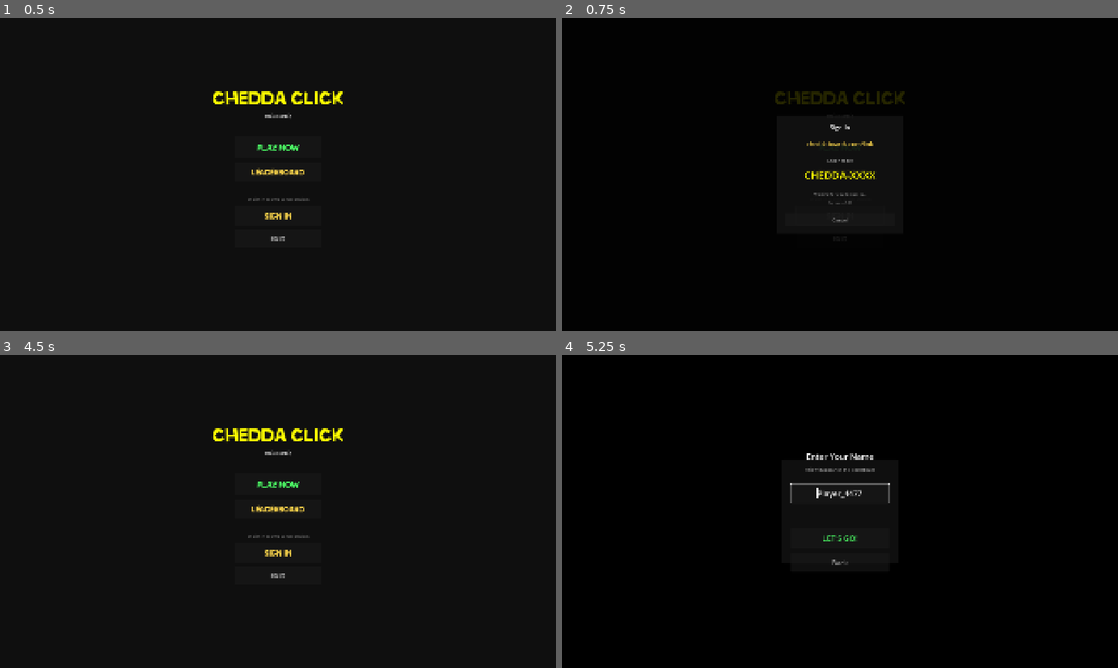
Above: before the commit, frames 1-4 (two rows, left to right).
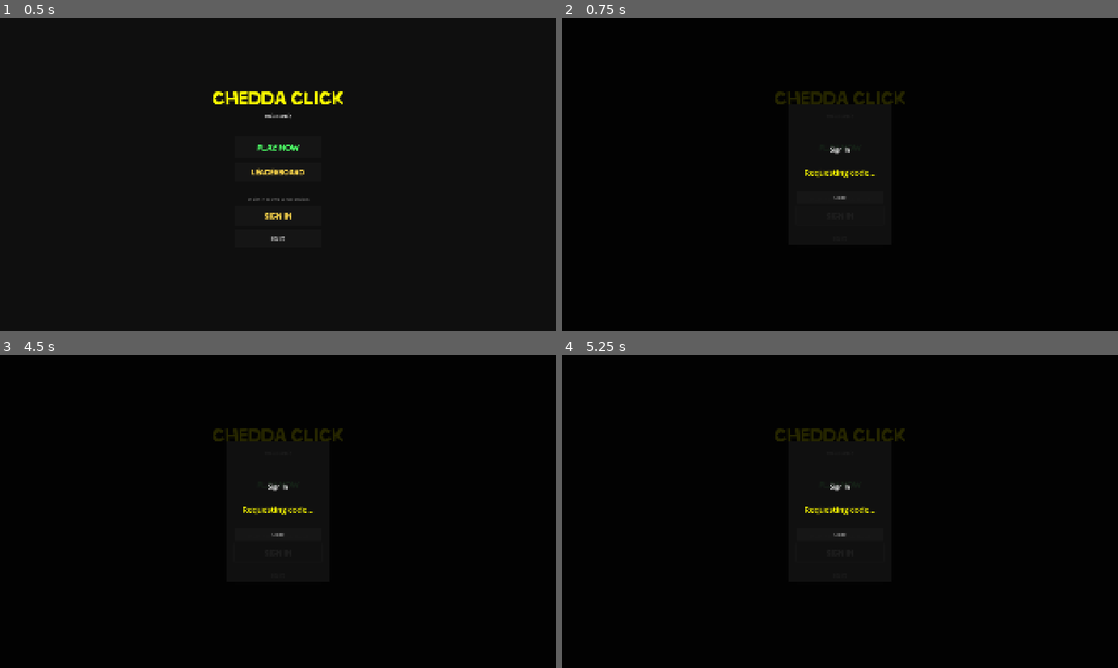
Above: after the commit, the same moments.

Repository: cheddatech/CheddaBoards-Godot
Game: Godot game, scene res://scenes/MainMenu.tscn
Two runs of this game, one before a commit and one after it. Both use one fixed random seed, a clock stepped at 60 frames per second and the inputs below.
Inputs:
- Up to frame 1 (0.5 s): no input
- Up to frame 2 (0.75 s): click "Sign In" at 0.5 s
- Up to frame 3 (4.5 s): click "PLAY NOW" at 1.25 s; click "PLAY NOW" at 2 s; click "Leaderboard" at 2.75 s; click "Leaderboard" at 3.5 s; click "Sign In" at 4.25 s
- Up to frame 4 (5.25 s): click "PLAY NOW" at 5 s

Frame 1 is identical in both runs. In frame 2, 0.6% of the frame differs, in the area x 43-57%, y 34-66%; in frame 3, 1.3%; in frame 4, 1.3%, in the area x 38-62%, y 23-68%.
Error before the commit: Invalid assignment of property or key 'visible' with value of type 'bool' on a base object of type 'null instance'. (res://scripts/DeviceCodeLogin.gd:182)

Commit message:
Update DeviceCodeLogin.tscn
add embedded qrcode support

Diff:
--- a/scenes/DeviceCodeLogin.tscn
+++ b/scenes/DeviceCodeLogin.tscn
@@ -20,10 +20,10 @@
 anchor_top = 0.5
 anchor_right = 0.5
 anchor_bottom = 0.5
-offset_left = -220.0
-offset_top = -200.0
-offset_right = 220.0
-offset_bottom = 200.0
+offset_left = -180.0
+offset_top = -240.0
+offset_right = 180.0
+offset_bottom = 240.0
 grow_horizontal = 2
 grow_vertical = 2
 
@@ -54,36 +54,38 @@
 layout_mode = 2
 theme_override_colors/font_color = Color(0.7, 0.7, 0.7, 1)
 theme_override_font_sizes/font_size = 16
-text = "On your phone, go to:"
+text = "Scan to sign in instantly:"
 horizontal_alignment = 1
+visible = false
 
-[node name="URLLabel" type="Label" parent="Panel/MarginContainer/VBox"]
+[node name="QRCode" type="TextureRect" parent="Panel/MarginContainer/VBox"]
+custom_minimum_size = Vector2(200, 200)
 layout_mode = 2
-theme_override_colors/font_color = Color(1, 0.85, 0.3, 1)
-theme_override_font_sizes/font_size = 20
-text = "cheddaboards.com/link"
-horizontal_alignment = 1
+size_flags_horizontal = 4
+stretch_mode = 5
+visible = false
 
 [node name="Spacer2" type="Control" parent="Panel/MarginContainer/VBox"]
-custom_minimum_size = Vector2(0, 8)
+custom_minimum_size = Vector2(0, 4)
 layout_mode = 2
 
-[node name="EnterCodeLabel" type="Label" parent="Panel/MarginContainer/VBox"]
+[node name="FallbackLabel" type="Label" parent="Panel/MarginContainer/VBox"]
 layout_mode = 2
-theme_override_colors/font_color = Color(0.7, 0.7, 0.7, 1)
-theme_override_font_sizes/font_size = 16
-text = "Enter code:"
+theme_override_colors/font_color = Color(0.5, 0.5, 0.5, 1)
+theme_override_font_sizes/font_size = 13
+text = "Or enter code manually:"
 horizontal_alignment = 1
+visible = false
 
 [node name="CodeLabel" type="Label" parent="Panel/MarginContainer/VBox"]
 layout_mode = 2
 theme_override_colors/font_color = Color(1, 1, 0, 1)
-theme_override_font_sizes/font_size = 36
+theme_override_font_sizes/font_size = 28
 text = "CHEDDA-XXXX"
 horizontal_alignment = 1
 
 [node name="Spacer3" type="Control" parent="Panel/MarginContainer/VBox"]
-custom_minimum_size = Vector2(0, 8)
+custom_minimum_size = Vector2(0, 4)
 layout_mode = 2
 
 [node name="StatusLabel" type="Label" parent="Panel/MarginContainer/VBox"]
